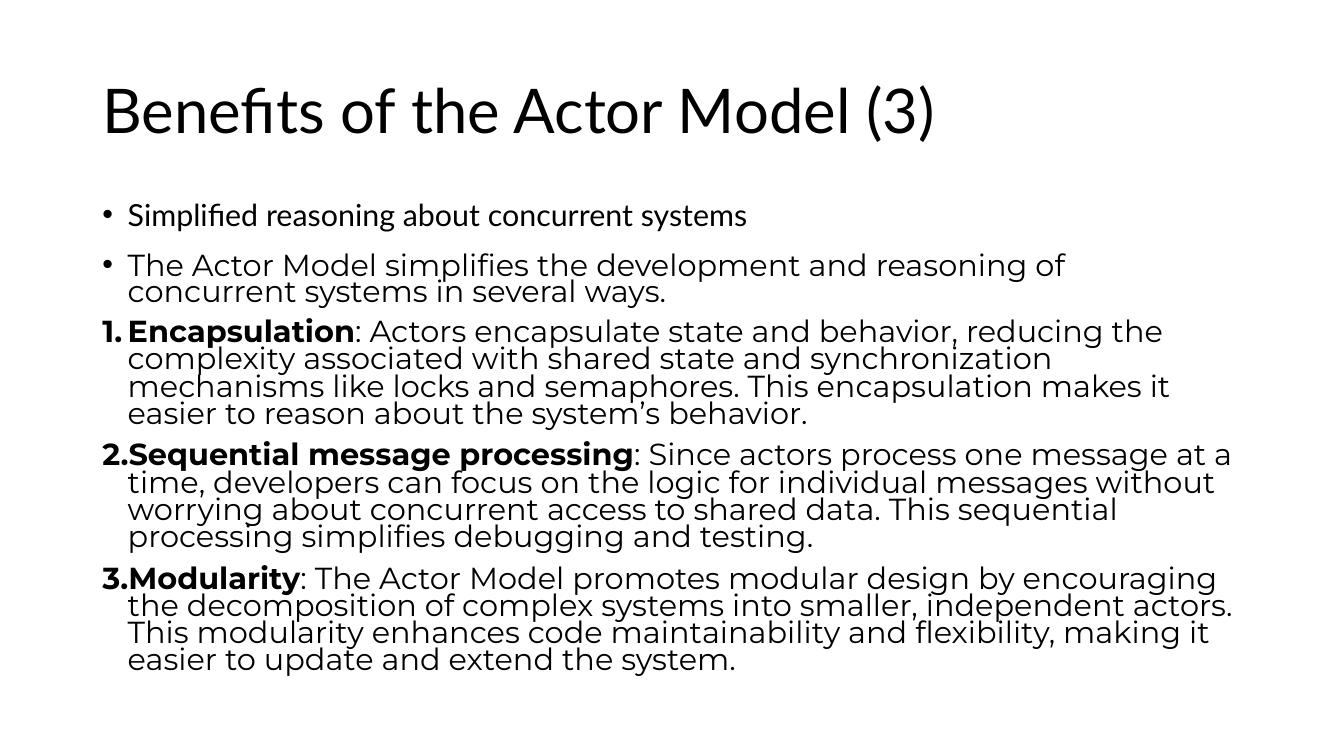
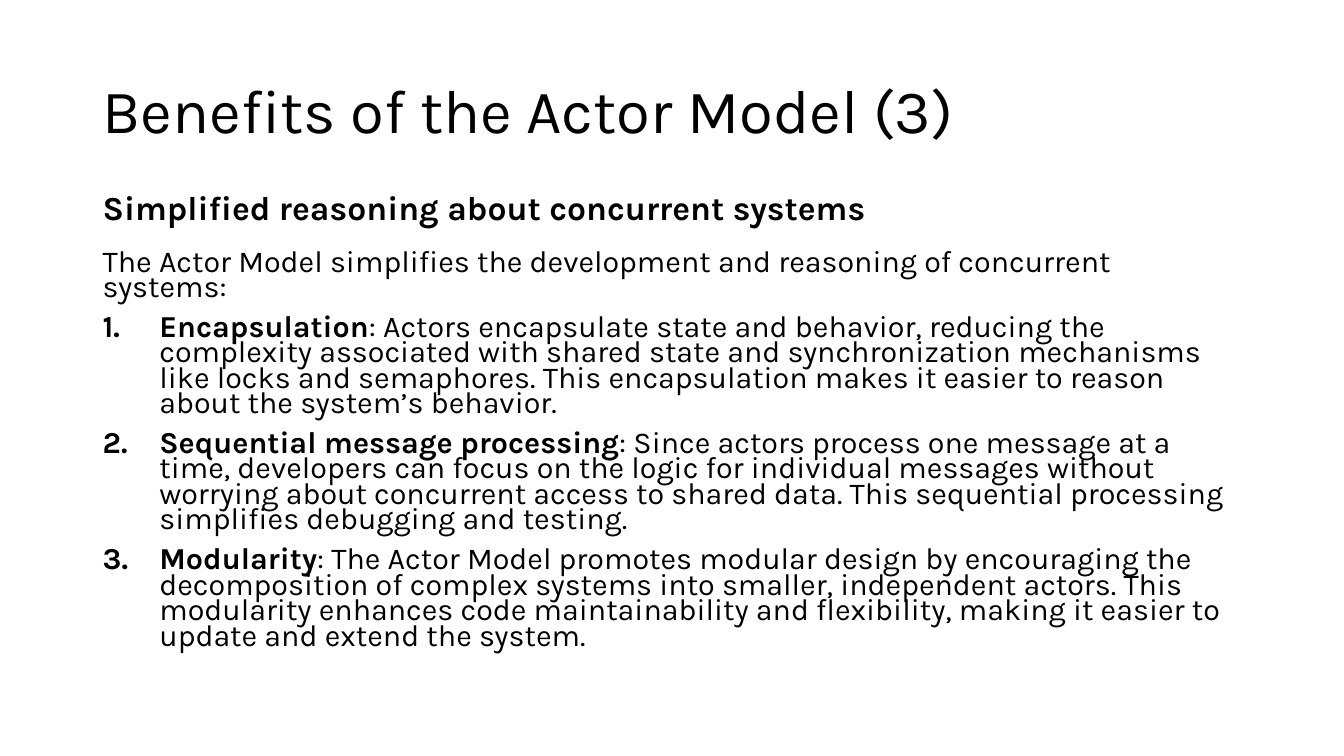
Before and after one commit to aregm/system-design-course, a slide deck: slide 15 of docs/Lecture 9.pptx. Drawn at 1344x756 pixels with LibreOffice and Linux fonts; fonts in the diff are those of the drawing. Boxes give left, top, right and bottom in pixels: in the first picture for what was removed or moved away, otherwise in the second. Text is boxed around its words. In the diff, an @@ line names an element or a change of style, - is before the commit and + after.

```diff
--- a/docs/Lecture 9.pptx
+++ b/docs/Lecture 9.pptx
@@ title "Benefits of the Actor Model ..." at (103, 88, 953, 140): font Lato to Karla @@
@@ text added at (103, 196, 865, 229), 24 pt, text #000000, bold @@
+Simplified reasoning about concurrent systems
@@ text "The Actor Model simplifies the ...": place and size @@
-text "The Actor Model simplifies the ..." at (102, 203, 1233, 676)
+text "The Actor Model simplifies the ..." at (103, 251, 1223, 654)
@@ text at (103, 251, 1110, 305): text changed; font Montserrat to Karla @@
-• Simplified reasoning about concurrent systems
-• The Actor Model simplifies the development and reasoning of concurrent systems in several ways.
+The Actor Model simplifies the development and reasoning of concurrent systems:
@@ text at (159, 315, 1223, 654): font Montserrat to Karla; indent changed; line spacing 19.5pt to 0.7 @@
```
Also in this commit, not shown: 19 other slides changed, 1 slide added.
